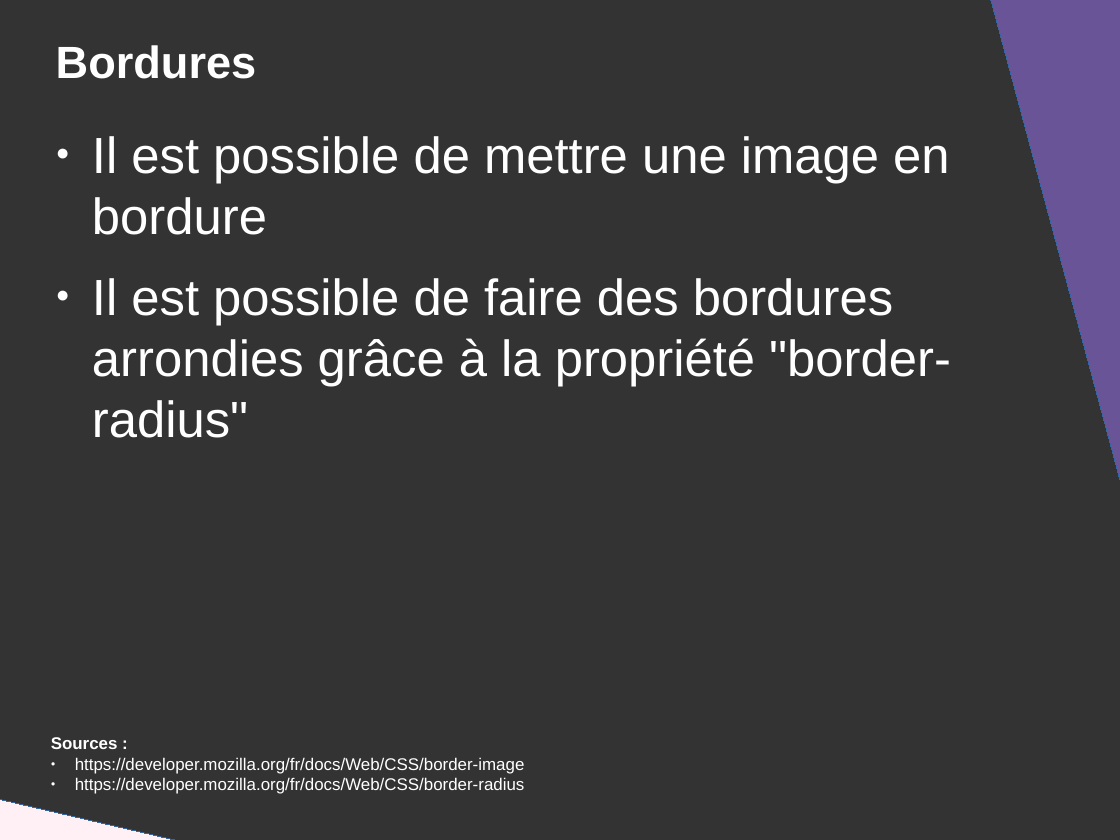
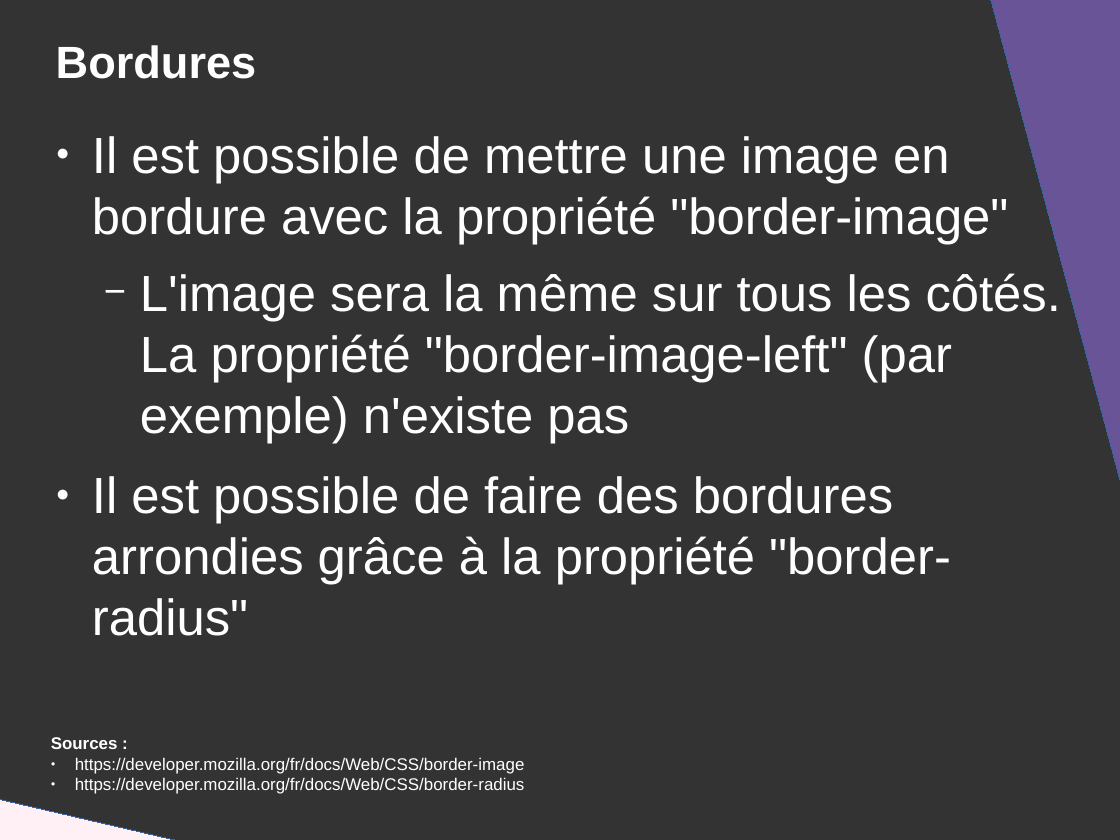
Before and after one commit to DanYellow/presentations, a slide deck: slide 56 of mmi/html/travaux-pratiques/numero-2/presentation.odp. Drawn at 1120x840 pixels with LibreOffice and Linux fonts; fonts in the diff are those of the drawing. Boxes give left, top, right and bottom in pixels: in the first picture for what was removed or moved away, otherwise in the second. Text is boxed around its words. In the diff, an @@ line names an element or a change of style, - is before the commit and + after.

```diff
--- a/mmi/html/travaux-pratiques/numero-2/presentation.odp
+++ b/mmi/html/travaux-pratiques/numero-2/presentation.odp
@@ text at (92, 136, 1061, 443): text changed @@
-● Il est possible de mettre une image en bordure
+● Il est possible de mettre une image en bordure avec la propriété "border-image"
+  − L'image sera la même sur tous les côtés. La propriété "border-image-left" (par exemple) n'existe pas
```
Also in this commit, not shown: 5 other slides changed, 22 other files.
